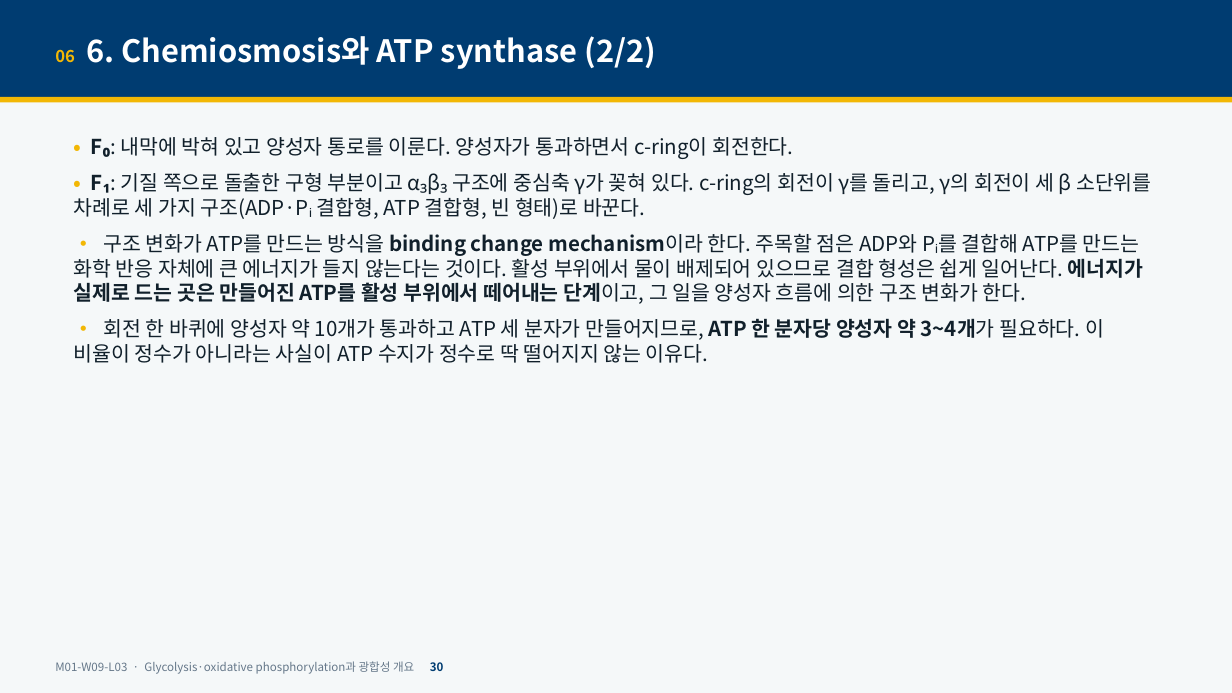
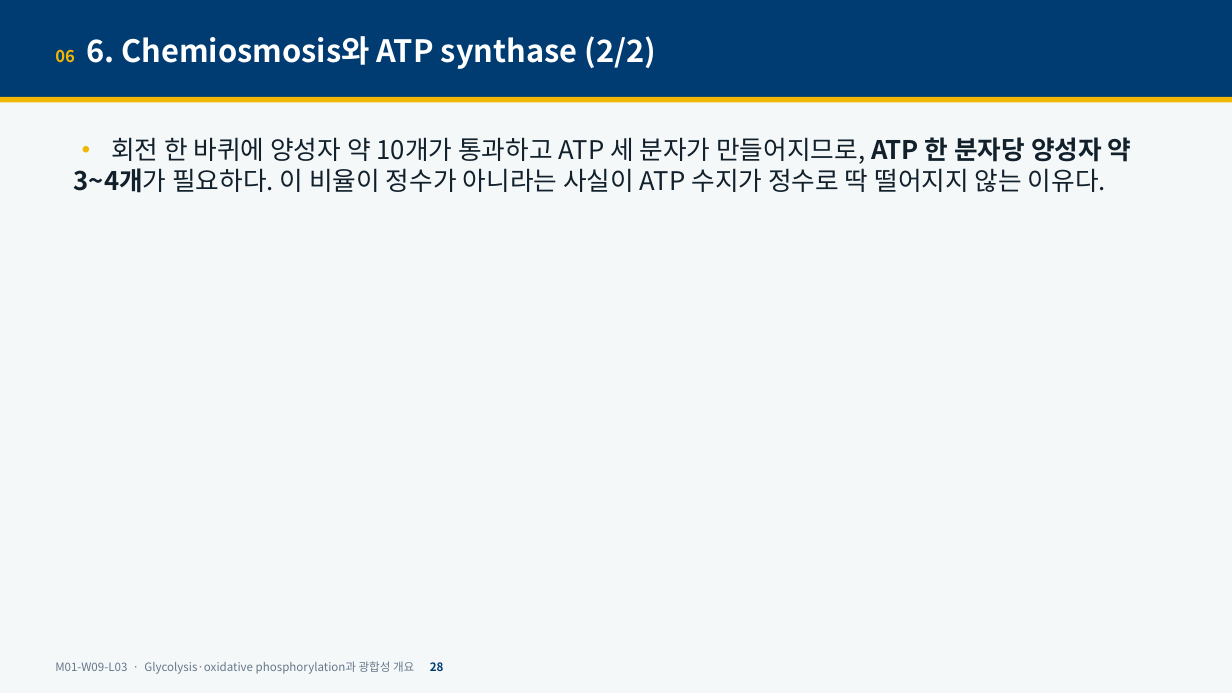
Before and after one commit to hoperiasd2/hoperiasd2.github.io, a slide deck: slide 28 of curriculum/M01/W09/L03/slides.pptx (slide 30 before the commit). Drawn at 1232x693 pixels with LibreOffice and Linux fonts; fonts in the diff are those of the drawing. Boxes give left, top, right and bottom in pixels: in the first picture for what was removed or moved away, otherwise in the second. Text is boxed around its words. In the diff, an @@ line names an element or a change of style, - is before the commit and + after.

```diff
--- a/curriculum/M01/W09/L03/slides.pptx
+++ b/curriculum/M01/W09/L03/slides.pptx
@@ text "• 회전 한 바퀴에 양성자 ..." at [74, 137, 1132, 193]: size 16 to 20 pt @@
@@ text at [74, 137, 1151, 304]: paragraphs removed @@
-• F₀: 내막에 박혀 있고 양성자 통로를 이룬다. 양성자가 통과하면서 c-ring이 회전한다.
-• F₁: 기질 쪽으로 돌출한 구형 부분이고 α₃β₃ 구조에 중심축 γ가 꽂혀 있다. c-ring의 회전이 γ를 돌리고, γ의 회전이 세 β 소단위를 차례로 세 가지 구조(ADP·Pᵢ 결합형, ATP 결합형, 빈 형태)로 바꾼다.
-• 구조 변화가 ATP를 만드는 방식을 binding change mechanism이라 한다. 주목할 점은 ADP와 Pᵢ를 결합해 ATP를 만드는 화학 반응 자체에 큰 에너지가 들지 않는다는 것이다. 활성 부위에서 물이 배제되어 있으므로 결합 형성은 쉽게 일어난다. 에너지가 실제로 드는 곳은 만들어진 ATP를 활성 부위에서 떼어내는 단계이고, 그 일을 양성자 흐름에 의한 구조 변화가 한다.
@@ text at [55, 661, 444, 674]: text changed @@
-M01-W09-L03 · Glycolysis·oxidative phosphorylation과 광합성 개요 30
+M01-W09-L03 · Glycolysis·oxidative phosphorylation과 광합성 개요 28
```
Also in this commit, not shown: 45 other slides changed, 8 slides added, 5 other files.
